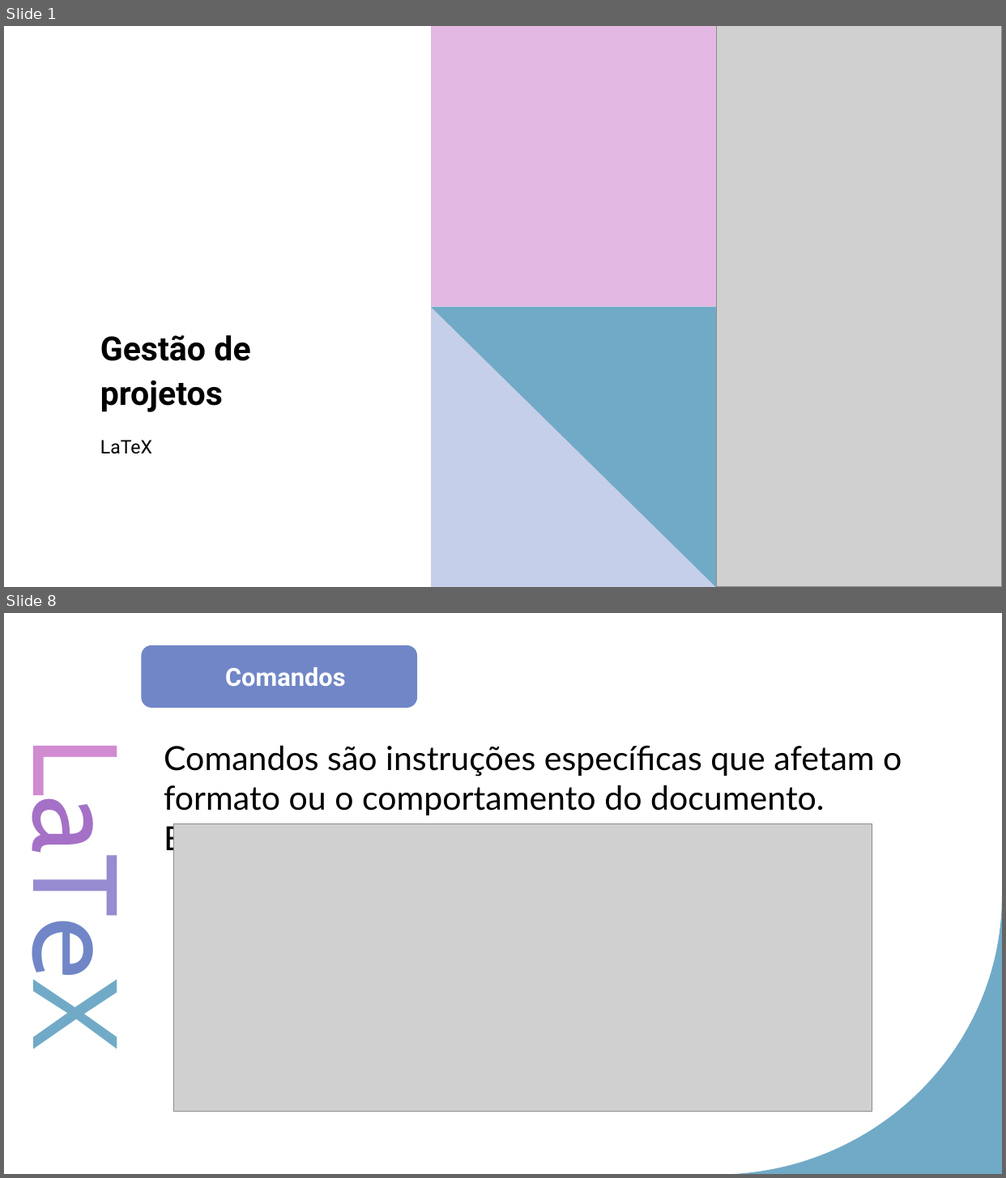
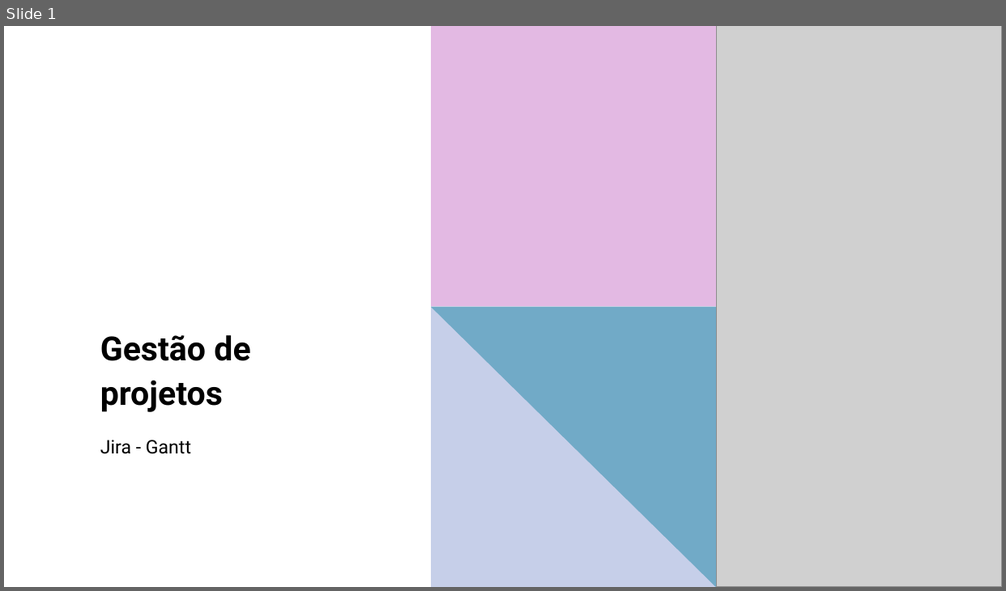
Before and after one commit to LeonardoRaiz/FATEC, a slide deck: Gestao de Projetos/PPT/Aula 04/Aula 04.pptx. Shown one above the other, each under a label of ours: slides 1 and 8 before the commit, slide 1 after it; the slides between them are not shown. The pictures are 1006x1178 and 1006x591 pixels, drawn with LibreOffice and Linux fonts; fonts in the diff are those of the drawing; grey boxes stand for pictures. Boxes give left, top, right and bottom in pixels: in the first picture for what was removed or moved away, otherwise in the second. Text is boxed around its words. In the diff, an @@ line names an element or a change of style, - is before the commit and + after.

```diff
--- a/Gestao de Projetos/PPT/Aula 04/Aula 04.pptx
+++ b/Gestao de Projetos/PPT/Aula 04/Aula 04.pptx
@@ slide 8 removed at bbox=[4, 613, 1002, 1174], background #FFFFFF; not listed: 1 template element that a slide beside it also shows @@
@@ rounded rectangle removed at bbox=[141, 645, 417, 707] @@
-Comandos
@@ text removed at bbox=[164, 745, 901, 815] @@
-Comandos são instruções específicas que afetam o formato ou o comportamento do documento. Exemplo:
@@ text removed at bbox=[4, 768, 148, 1041] @@
-LaTeX
@@ picture removed at bbox=[174, 824, 872, 1112] @@
@@ slide 1 changed as well @@
@@ subtitle at bbox=[100, 440, 191, 454]: text changed @@
-LaTeX
+Jira - Gantt
```
Also in this commit, not shown: 13 other slides removed.
